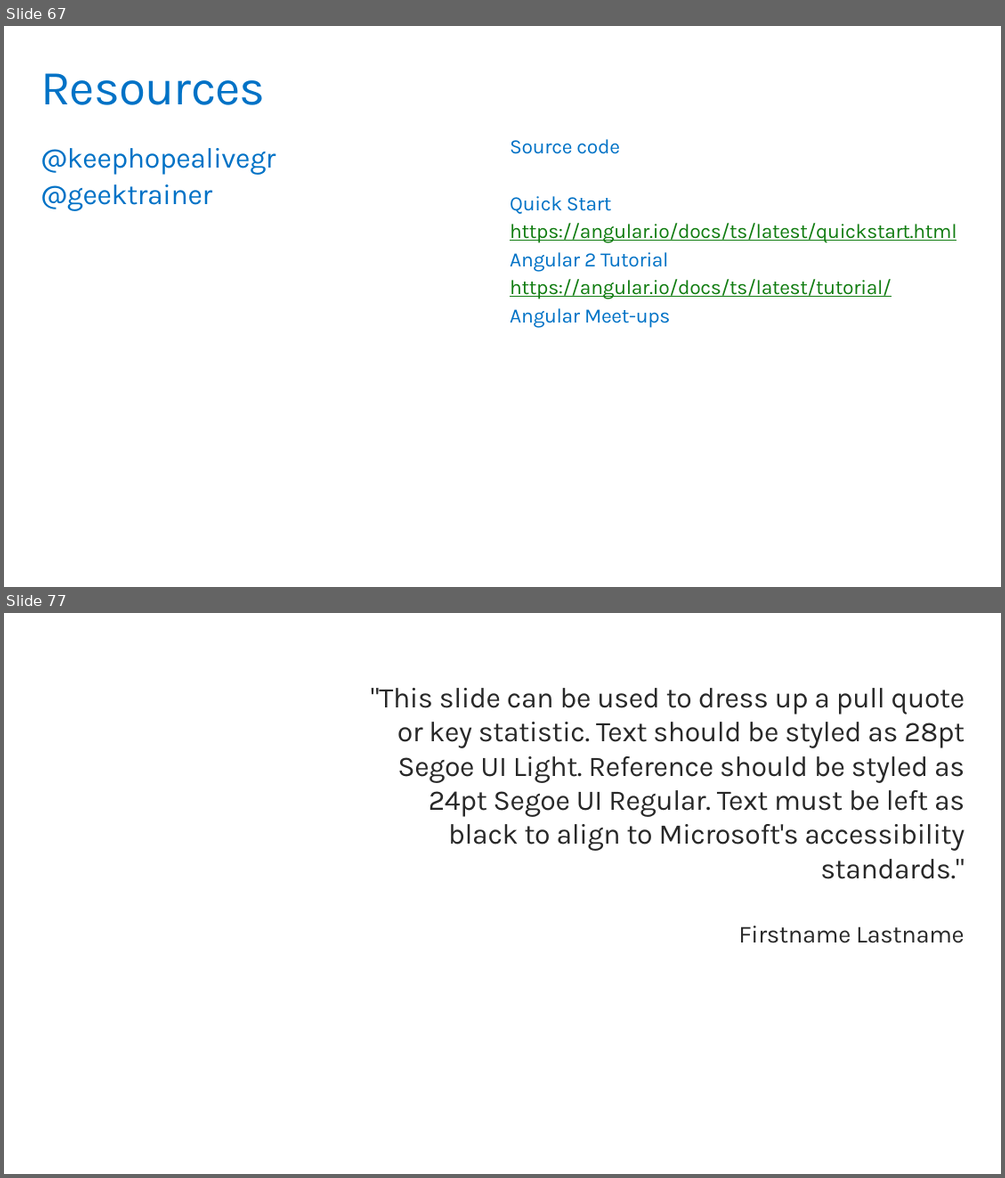
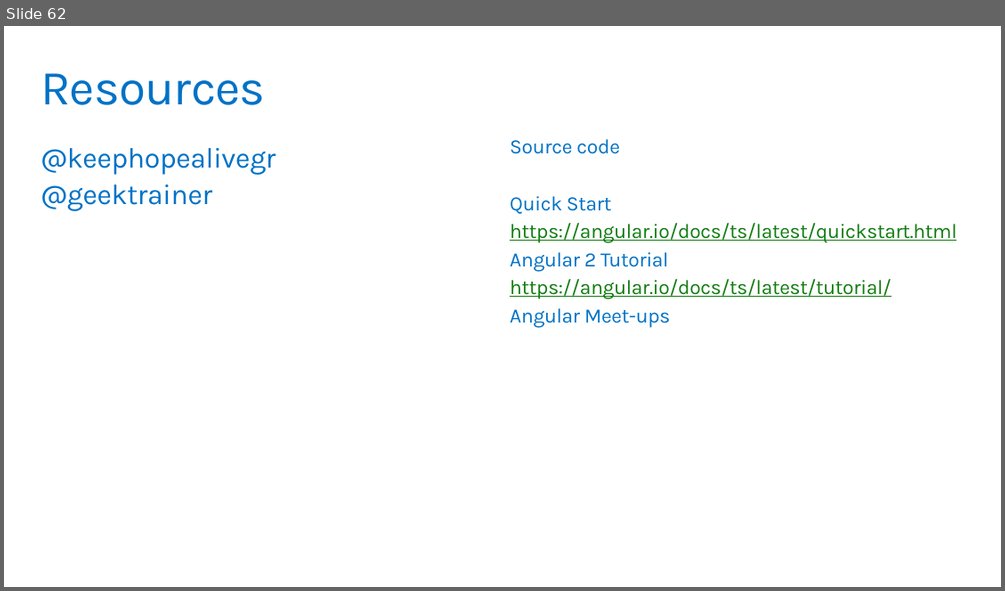
Before and after one commit to MicrosoftLearning/angular2-typescript, a slide deck: Slides/MVA Angular 2.pptx. Shown one above the other, each under a label of ours: slides 67 and 77 before the commit, slide 62 after it; the slides between them are not shown. The pictures are 1005x1178 and 1005x591 pixels, drawn with LibreOffice and Linux fonts; fonts in the diff are those of the drawing; background and template pictures are left out. Boxes give left, top, right and bottom in pixels: in the first picture for what was removed or moved away, otherwise in the second. Text is boxed around its words. In the diff, an @@ line names an element or a change of style, - is before the commit and + after.

```diff
--- a/Slides/MVA Angular 2.pptx
+++ b/Slides/MVA Angular 2.pptx
@@ slide 77 removed at [4,613,1001,1174], background picture (left out) @@
@@ title removed at [371,688,965,879] @@
-"This slide can be used to dress up a pull quote or key statistic. Text should be styled as 28pt Segoe UI Light. Reference should be styled as 24pt Segoe UI Regular. Text must be left as black to align to Microsoft's accessibility standards."
-Firstname Lastname
@@ what was slide 67 is now slide 62 @@
```
Also in this commit, not shown: 4 slides changed, 27 other slides removed.
